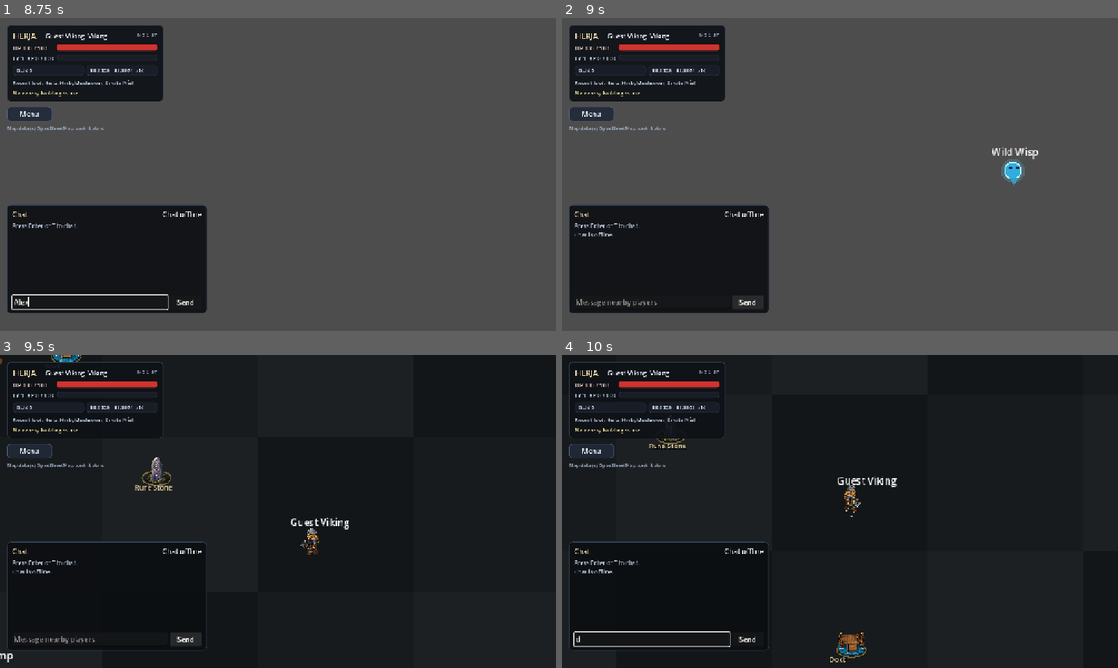
Above: before the commit, frames 1-4 (two rows, left to right).
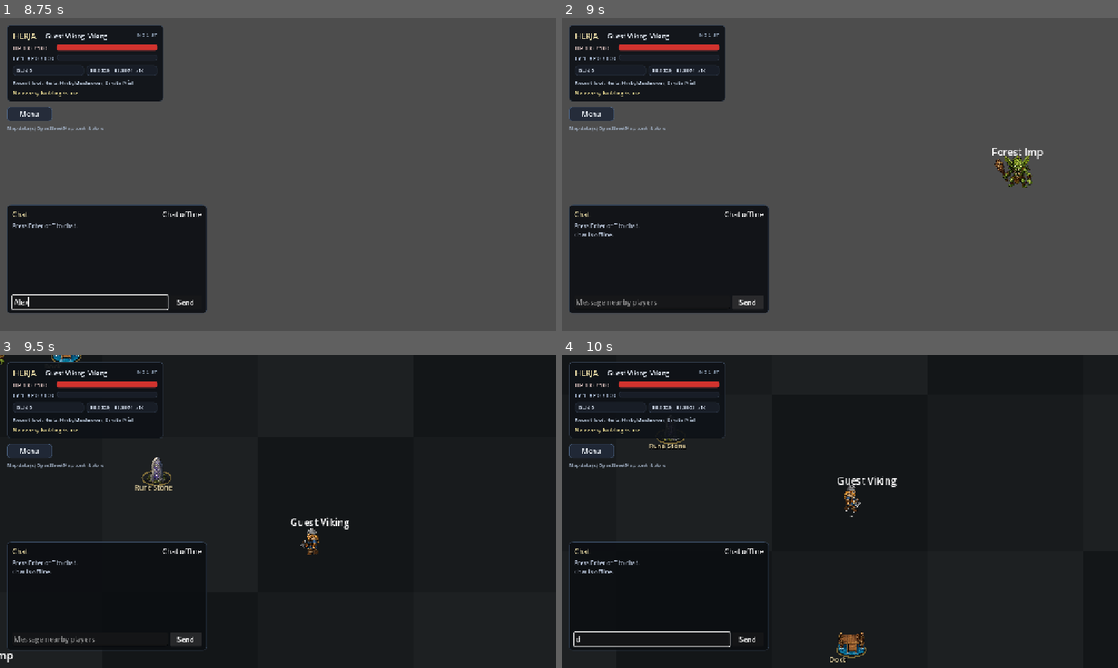
Above: after the commit, the same moments.

Repository: MattPoteet/herja-game
Game: Godot game, scene res://scenes/Main.tscn
Same seed, same stepped clock (60 frames per second), same inputs: the game is played once before the commit and once after it.
Inputs (mouse positions are in pixels of both pictures, inside the frame that each line leads up to):
- Up to frame 1 (8.75 s): click (366, 136) at 0.52 s; type "12" at 0.6 s; click (366, 171) at 0.75 s; type "12" at 0.83 s; click "Login" at 1.25 s; click "Need an account? Create one" at 2 s; click (366, 205) at 2.77 s; type "Alex" at 2.85 s; click "Viking" at 3.5 s; click "Create Account" at 4.25 s; click "Shield Maiden" at 5 s; click "Already have an account? Log …" at 5.75 s; click "Druid" at 6.5 s; click "Offline Guest" at 7.25 s; click (88, 302) at 8.02 s; type "Alex" at 8.1 s
- Up to frame 2 (9 s): click "Send" at 8.75 s
- Up to frame 3 (9.5 s): no input
- Up to frame 4 (10 s): tap Enter (multiplayer_chat) at 9.5 s; move the mouse to (962, 495) at 9.52 s; hold D (move_right) from 9.53 s (still down); tap Space (attack) at 9.6 s; click (962, 495) at 9.67 s

Frame 1 is identical in both runs. In frame 2, 0.6% of the frame differs, in the area x 77-87%, y 41-55%; in frame 3, less than 0.1%; in frame 4, nothing differs.

Commit message:
Add level-based enemies and site SEO updates

Diff:
--- a/godot_client/scripts/Balance.gd
+++ b/godot_client/scripts/Balance.gd
@@ -334,6 +334,8 @@
 const ENEMY_STATS: Dictionary = {
 	"Wild Wisp": {
 		"weight": 48,
+		"min_level": 1,
+		"max_level": 4,
 		"hp": 24,
 		"attack": 3,
 		"xp": 18,
@@ -349,6 +351,8 @@
 	},
 	"Forest Imp": {
 		"weight": 34,
+		"min_level": 1,
+		"max_level": 6,
 		"hp": 40,
 		"attack": 6,
 		"xp": 34,
@@ -364,6 +368,8 @@
 	},
 	"Stone Boar": {
 		"weight": 18,
+		"min_level": 2,
+		"max_level": 8,
 		"hp": 64,
 		"attack": 10,
 		"xp": 55,
@@ -376,6 +382,57 @@
 		"lunge_distance": 20.0,
 		"gear_chance": 0.16,
 		"loot": ["Bone Charm", "Iron Ore", "Small Gem", "Stone", "Rune Dust", "Crystal Vial", ""]
+	},
+	"Draugr Warrior": {
+		"weight": 28,
+		"min_level": 3,
+		"max_level": 12,
+		"hp": 92,
+		"attack": 15,
+		"xp": 86,
+		"gold": 18,
+		"move_speed": 44.0,
+		"chase_range": 260.0,
+		"attack_range": 48.0,
+		"preferred_range": 42.0,
+		"attack_cooldown": 1.55,
+		"lunge_distance": 18.0,
+		"gear_chance": 0.22,
+		"loot": ["Iron Ore", "Bone Charm", "Runed Brooch", "Rune Dust", "Small Gem", ""]
+	},
+	"Frost Troll": {
+		"weight": 18,
+		"min_level": 5,
+		"max_level": 18,
+		"hp": 155,
+		"attack": 22,
+		"xp": 145,
+		"gold": 32,
+		"move_speed": 34.0,
+		"chase_range": 250.0,
+		"attack_range": 56.0,
+		"preferred_range": 50.0,
+		"attack_cooldown": 2.1,
+		"lunge_distance": 26.0,
+		"gear_chance": 0.28,
+		"loot": ["Fur", "Iron Ore", "Crystal Vial", "Small Gem", "Rune Dust", "Runed Brooch", ""]
+	},
+	"Rune Golem": {
+		"weight": 12,
+		"min_level": 8,
+		"max_level": 99,
+		"hp": 240,
+		"attack": 32,
+		"xp": 240,
+		"gold": 55,
+		"move_speed": 28.0,
+		"chase_range": 230.0,
+		"attack_range": 62.0,
+		"preferred_range": 56.0,
+		"attack_cooldown": 2.45,
+		"lunge_distance": 18.0,
+		"gear_chance": 0.36,
+		"loot": ["Runed Brooch", "Small Gem", "Rune Dust", "Crystal Vial", "Iron Ore", ""]
 	}
 }
 
@@ -561,18 +618,33 @@
 
 
 static func random_enemy_name() -> String:
+	return random_enemy_name_for_level(1)
+
+
+static func random_enemy_name_for_level(player_level: int) -> String:
+	var level: int = max(1, player_level)
 	var total_weight: int = 0
 	for enemy_name in ENEMY_STATS.keys():
 		var data: Dictionary = ENEMY_STATS[enemy_name] as Dictionary
+		if not _enemy_available_for_level(data, level):
+			continue
 		total_weight += int(data.get("weight", 1))
 	var roll: int = randi_range(1, max(1, total_weight))
 	var running: int = 0
 	for enemy_name in ENEMY_STATS.keys():
 		var data: Dictionary = ENEMY_STATS[enemy_name] as Dictionary
+		if not _enemy_available_for_level(data, level):
+			continue
 		running += int(data.get("weight", 1))
 		if roll <= running:
 			return str(enemy_name)
 	return "Wild Wisp"
+
+
+static func _enemy_available_for_level(data: Dictionary, player_level: int) -> bool:
+	var min_level: int = int(data.get("min_level", 1))
+	var max_level: int = int(data.get("max_level", 99))
+	return player_level >= min_level and player_level <= max_level
 
 
 static func _class_display(character_id: String) -> String:
--- a/godot_client/scripts/Enemy.gd
+++ b/godot_client/scripts/Enemy.gd
@@ -13,6 +13,24 @@
 	"Wild Wisp": 0,
 	"Forest Imp": 4,
 	"Stone Boar": 8
+}
+
+const ENEMY_TEXTURE_PATHS: Dictionary = {
+	"Wild Wisp": "res://art/enemies/generated/wild_wisp.png",
+	"Forest Imp": "res://art/enemies/generated/forest_imp.png",
+	"Stone Boar": "res://art/enemies/generated/stone_boar.png",
+	"Draugr Warrior": "res://art/enemies/generated/draugr_warrior.png",
+	"Frost Troll": "res://art/enemies/generated/frost_troll.png",
+	"Rune Golem": "res://art/enemies/generated/rune_golem.png"
+}
+
+const ENEMY_VISUAL_SCALES: Dictionary = {
+	"Wild Wisp": 0.34,
+	"Forest Imp": 0.32,
+	"Stone Boar": 0.35,
+	"Draugr Warrior": 0.34,
+	"Frost Troll": 0.42,
+	"Rune Golem": 0.40
 }
 
 var enemy_name: String = "Wild Wisp"
@@ -192,6 +210,7 @@
 	animated_sprite.centered = true
 	animated_sprite.position = Vector2(0, -6)
 	animated_sprite.z_index = 8
+	animated_sprite.scale = Vector2.ONE * _visual_scale()
 	animated_sprite.sprite_frames = _build_enemy_sprite_frames()
 	animated_sprite.play("idle_down")
 
@@ -285,6 +304,10 @@
 	if frames.has_animation("default"):
 		frames.remove_animation("default")
 
+	var generated_frames: SpriteFrames = _build_generated_enemy_frames()
+	if generated_frames != null:
+		return generated_frames
+
 	if not ResourceLoader.exists(ENEMY_SHEET_PATH):
 		return frames
 
@@ -323,6 +346,43 @@
 			frames.add_frame(walk_name, atlas)
 
 	return frames
+
+
+func _build_generated_enemy_frames() -> SpriteFrames:
+	var texture_path: String = str(ENEMY_TEXTURE_PATHS.get(enemy_name, ""))
+	if texture_path == "":
+		return null
+	var texture: Texture2D = load(texture_path) as Texture2D
+	if texture == null:
+		push_warning("Enemy texture could not load for %s: %s" % [enemy_name, texture_path])
+		return null
+
+	var frames: SpriteFrames = SpriteFrames.new()
+	if frames.has_animation("default"):
+		frames.remove_animation("default")
+
+	var directions: Array[String] = ["down", "left", "right", "up"]
+	for direction in directions:
+		var idle_name: String = "idle_" + direction
+		var walk_name: String = "walk_" + direction
+		frames.add_animation(idle_name)
+		frames.set_animation_loop(idle_name, true)
+		frames.set_animation_speed(idle_name, 1.0)
+		frames.add_frame(idle_name, texture)
+
+		frames.add_animation(walk_name)
+		frames.set_animation_loop(walk_name, true)
+		frames.set_animation_speed(walk_name, 4.0)
+		frames.add_frame(walk_name, texture)
+		frames.add_frame(walk_name, texture)
+
+	return frames
+
+
+func _visual_scale() -> float:
+	if ENEMY_TEXTURE_PATHS.has(enemy_name):
+		return float(ENEMY_VISUAL_SCALES.get(enemy_name, 0.35))
+	return 1.0
 
 
 func _update_facing_direction(direction: Vector2) -> void:
--- a/godot_client/scripts/SpawnManager.gd
+++ b/godot_client/scripts/SpawnManager.gd
@@ -24,7 +24,10 @@
 		return
 	var enemy = enemy_scene.instantiate()
 	enemy.global_position = _random_spawn_position()
-	enemy.init(Balance.random_enemy_name(), player)
+	var player_level: int = 1
+	if player.get("stats") is Dictionary:
+		player_level = int((player.get("stats") as Dictionary).get("level", 1))
+	enemy.init(Balance.random_enemy_name_for_level(player_level), player)
 	enemy.defeated.connect(_on_enemy_defeated)
 	get_tree().current_scene.add_child(enemy)
 
Binary file added: godot_client/art/enemies/generated/draugr_warrior.png
Not shown, added: godot_client/art/enemies/generated/draugr_warrior.png.import
Binary file added: godot_client/art/enemies/generated/forest_imp.png
Not shown, added: godot_client/art/enemies/generated/forest_imp.png.import
Binary file added: godot_client/art/enemies/generated/frost_troll.png
Not shown, added: godot_client/art/enemies/generated/frost_troll.png.import
Binary file added: godot_client/art/enemies/generated/rune_golem.png
Not shown, added: godot_client/art/enemies/generated/rune_golem.png.import
Binary file added: godot_client/art/enemies/generated/stone_boar.png
Not shown, added: godot_client/art/enemies/generated/stone_boar.png.import
Binary file added: godot_client/art/enemies/generated/wild_wisp.png
Not shown, added: godot_client/art/enemies/generated/wild_wisp.png.import
(and 8 more such lines)
